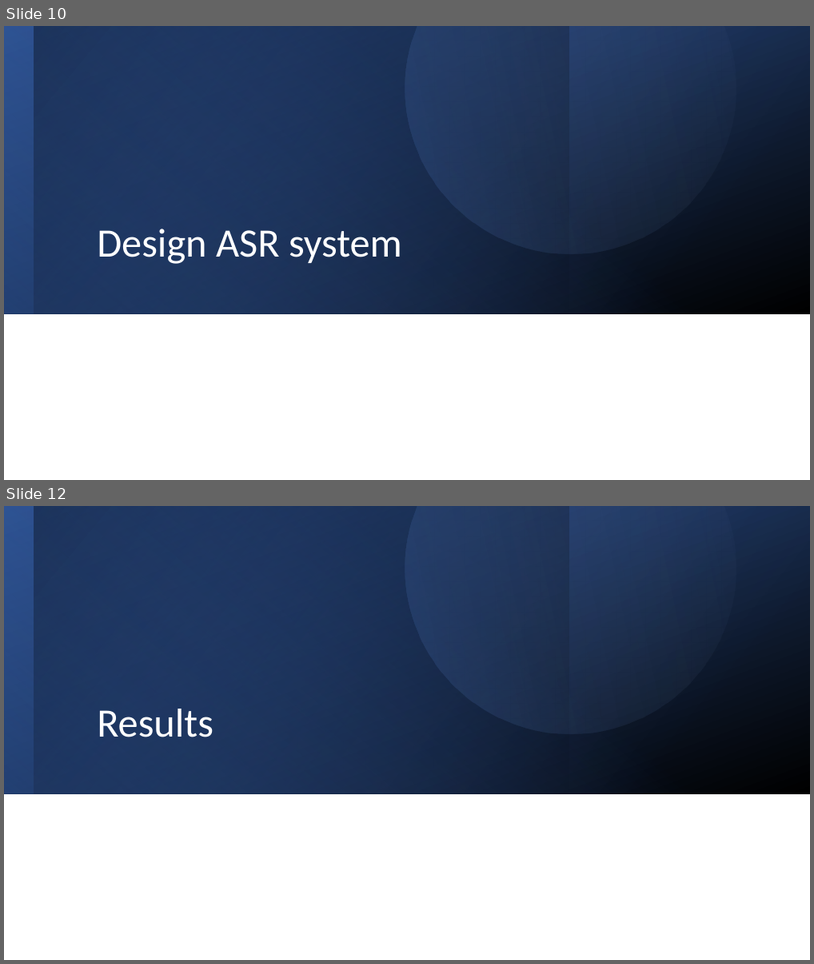
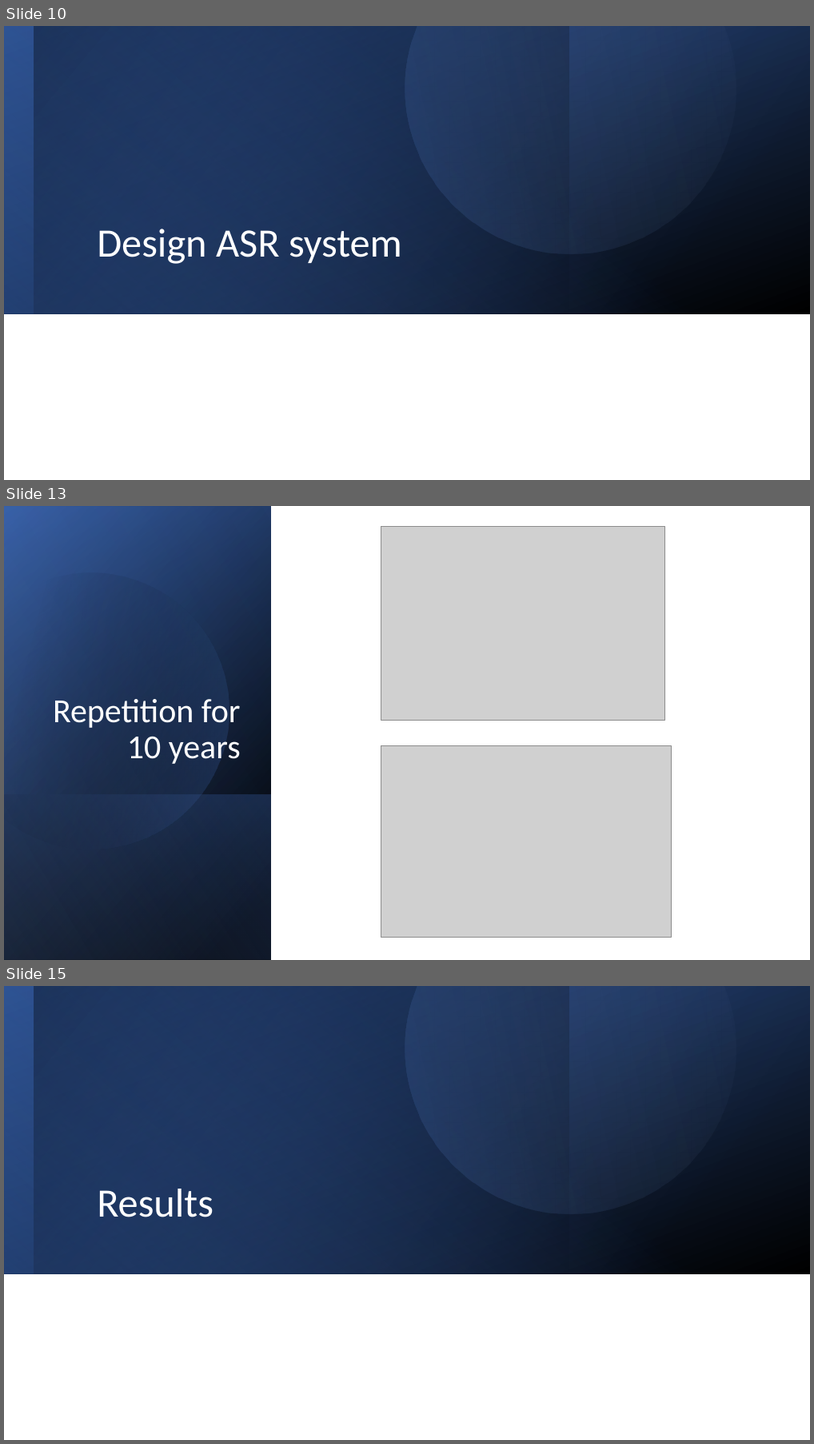
Before and after one commit to Daafip/design-ASR-CEGM2006, a slide deck: Eindpresentatie.pptx. Shown one above the other, each under a label of ours: slides 10 and 12 before the commit, slides 10, 13 and 15 after it; the slides between them are not shown. The pictures are 814x964 and 814x1444 pixels, drawn with LibreOffice and Linux fonts; fonts in the diff are those of the drawing; grey boxes stand for pictures. Boxes give left, top, right and bottom in pixels: in the first picture for what was removed or moved away, otherwise in the second. Text is boxed around its words. In the diff, an @@ line names an element or a change of style, - is before the commit and + after.

```diff
--- a/Eindpresentatie.pptx
+++ b/Eindpresentatie.pptx
@@ slide 13 added at (4,506,810,960), background #FFFFFF @@
@@ rectangle added at (4,506,810,960), fill #FFFFFF @@
@@ rectangle added at (4,506,271,960), fill gradient #000000 to #2F5597 @@
@@ rectangle added at (4,507,271,960), fill gradient #000000 to #4472C4 @@
@@ rectangle added at (4,506,271,959), fill gradient #000000 to #8FAADC @@
@@ picture added at (381,526,666,720) @@
@@ freeform shape added at (4,540,262,877), fill gradient #000000 to #4472C4 @@
@@ title added at (53,699,241,764), 40 pt, text #FFFFFF @@
+Repetition for 10 years
@@ picture added at (381,746,671,937) @@
@@ rectangle added at (4,794,271,960), fill gradient #4472C4 to #000000 @@
@@ what was slide 12 is now slide 15 @@
```
Also in this commit, not shown: 2 slides changed, 6 other slides added, 2 slides removed.
